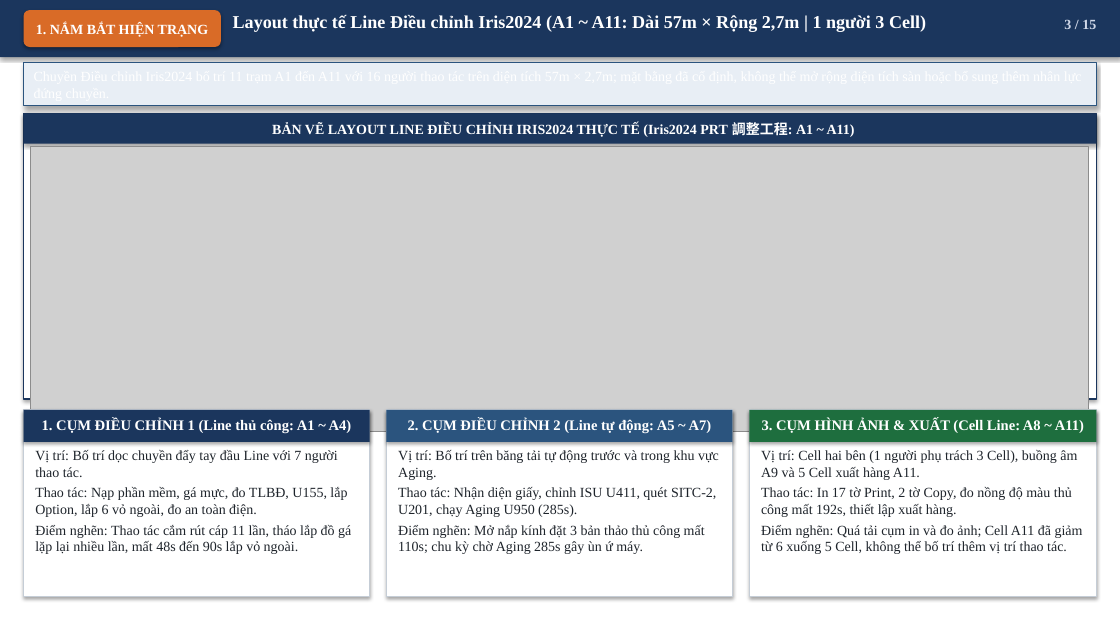
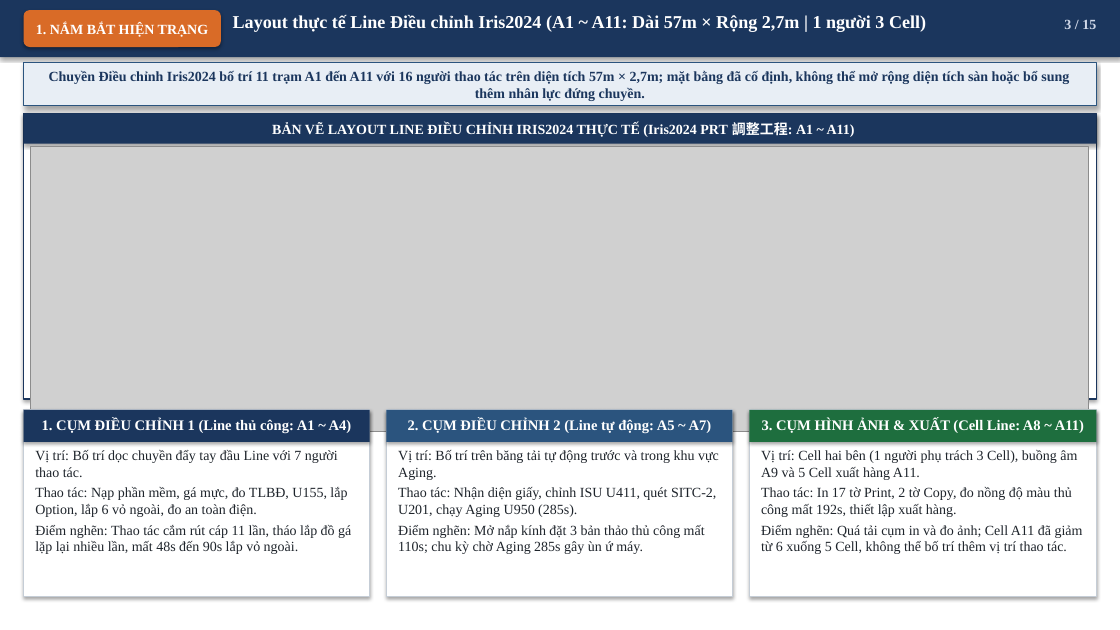
Before and after one commit to Nakazasen/bao_cao_dc_EXPIris, a slide deck: slide 3 of IrisEXP_VN改善提案報告_VN.pptx. Drawn at 1120x630 pixels with LibreOffice and Linux fonts; fonts in the diff are those of the drawing; grey boxes stand for pictures. Boxes give left, top, right and bottom in pixels: in the first picture for what was removed or moved away, otherwise in the second. Text is boxed around its words. In the diff, an @@ line names an element or a change of style, - is before the commit and + after.

```diff
--- a/IrisEXP_VN改善提案報告_VN.pptx
+++ b/IrisEXP_VN改善提案報告_VN.pptx
@@ text in rectangle at (49,71,1069,101): text added @@
+Chuyền Điều chỉnh Iris2024 bố trí 11 trạm A1 đến A11 với 16 người thao tác trên diện tích 57m × 2,7m; mặt bằng đã cố định, không thể mở rộng diện tích sàn hoặc bổ sung thêm nhân lực đứng chuyền.
```
Also in this commit, not shown: 1 other file.
